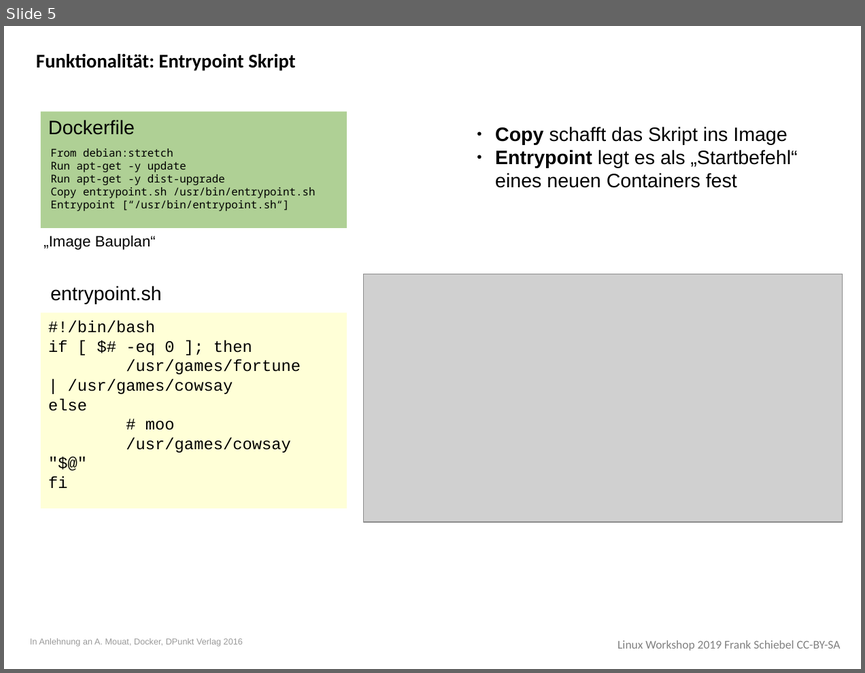
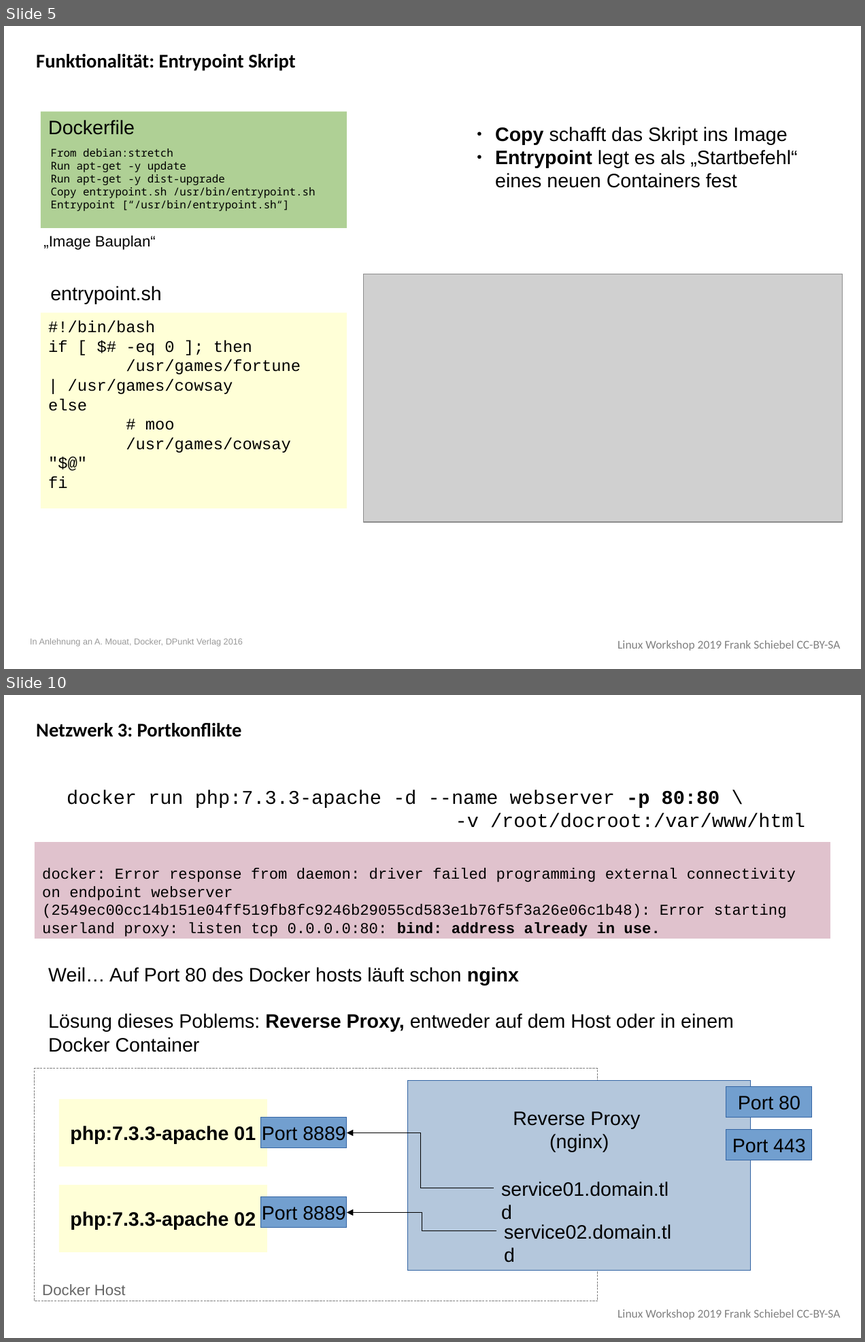
Before and after one commit to ironiemix/lfb-linuxworkshop2019, a slide deck: docker/linux_workshop_docker.odp. Shown one above the other, each under a label of ours: slide 5 before the commit, slides 5 and 10 after it; the slides between them are not shown. The pictures are 865x673 and 865x1342 pixels, drawn with LibreOffice and Linux fonts; fonts in the diff are those of the drawing; grey boxes stand for pictures. Boxes give left, top, right and bottom in pixels: in the first picture for what was removed or moved away, otherwise in the second. Text is boxed around its words. In the diff, an @@ line names an element or a change of style, - is before the commit and + after.

Commit message:
Docker v1

```diff
--- a/docker/linux_workshop_docker.odp
+++ b/docker/linux_workshop_docker.odp
@@ slide 10 added at bbox=[4, 695, 861, 1338], background #FFFFFF; not listed: 1 template element that a slide beside it also shows @@
@@ text added at bbox=[36, 723, 242, 737], 18 pt, text #000000, bold @@
+Netzwerk 3: Portkonflikte
@@ text added at bbox=[67, 790, 805, 828], 18 pt, text #000000 @@
+docker run php:7.3.3-apache -d --name webserver -p 80:80 \
+-v /root/docroot:/var/www/html
@@ rectangle added at bbox=[35, 842, 830, 938], fill #E0C2CD, 14 pt, text #000000 @@
+docker: Error response from daemon: driver failed programming external connectivity on endpoint webserver (2549ec00cc14b151e04ff519fb8fc9246b29055cd583e1b76f5f3a26e06c1b48): Error starting userland proxy: listen tcp 0.0.0.0:80: bind: address already in use.
@@ text added at bbox=[48, 967, 734, 1052], 18 pt, text #000000 @@
+Weil… Auf Port 80 des Docker hosts läuft schon nginx
+Lösung dieses Poblems: Reverse Proxy, entweder auf dem Host oder in einem
+Docker Container
@@ rectangle added at bbox=[35, 1068, 597, 1301], outline #808080 0 pt @@
@@ rectangle added at bbox=[409, 1081, 751, 1270], fill #B4C7DC, outline #3465A4 0 pt, 18 pt, text #000000 @@
+Reverse Proxy
+(nginx)
@@ rectangle added at bbox=[59, 1100, 268, 1167], fill #FFFFD7, 18 pt, text #000000, bold @@
+php:7.3.3-apache 01
@@ rectangle added at bbox=[726, 1087, 812, 1117], fill #729FCF, outline #3465A4 0 pt, 18 pt, text #000000 @@
+Port 80
@@ rectangle added at bbox=[261, 1117, 347, 1147], fill #729FCF, outline #3465A4 0 pt, 18 pt, text #000000 @@
+Port 8889
@@ elbow arrow added from (494, 1187) to (347, 1133), #000000 0 pt @@
@@ rectangle added at bbox=[726, 1130, 812, 1160], fill #729FCF, outline #3465A4 0 pt, 18 pt, text #000000 @@
+Port 443
@@ text added at bbox=[501, 1181, 668, 1196], 18 pt, text #000000 @@
+service01.domain.tld
@@ rectangle added at bbox=[59, 1185, 268, 1253], fill #FFFFD7, 18 pt, text #000000, bold @@
+php:7.3.3-apache 02
@@ rectangle added at bbox=[261, 1198, 347, 1227], fill #729FCF, outline #3465A4 0 pt, 18 pt, text #000000 @@
+Port 8889
@@ elbow arrow added from (497, 1230) to (347, 1212), #000000 0 pt @@
@@ text added at bbox=[504, 1224, 671, 1239], 18 pt, text #000000 @@
+service02.domain.tld
@@ text added at bbox=[42, 1284, 126, 1295], 14 pt, text #666666 @@
+Docker Host
```
Also in this commit, not shown: 1 slide changed, 5 other slides added, 1 other file.
